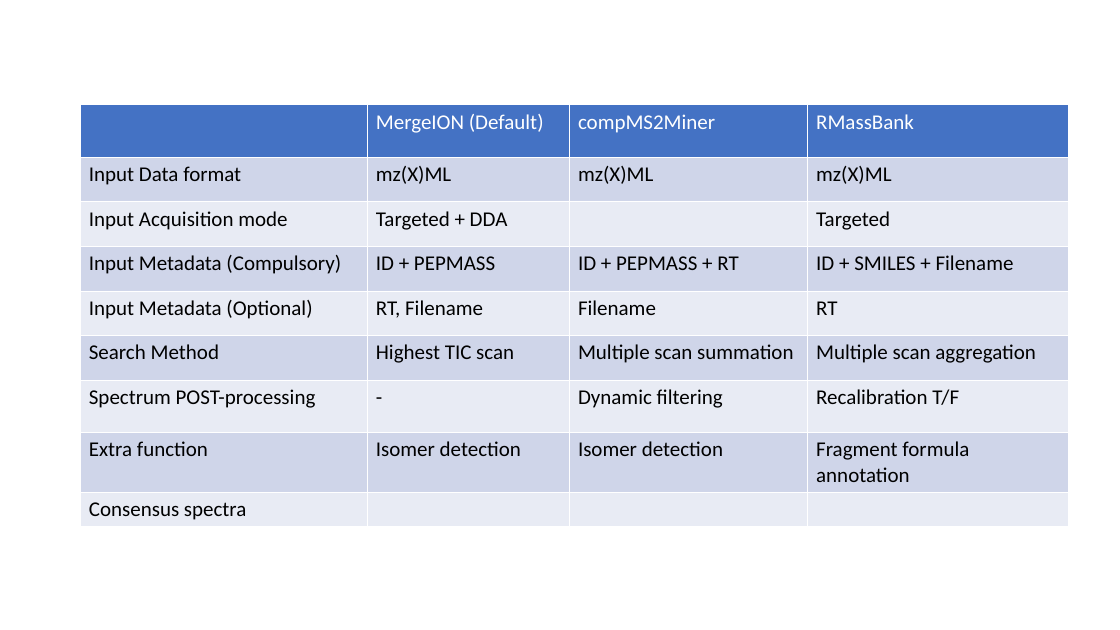
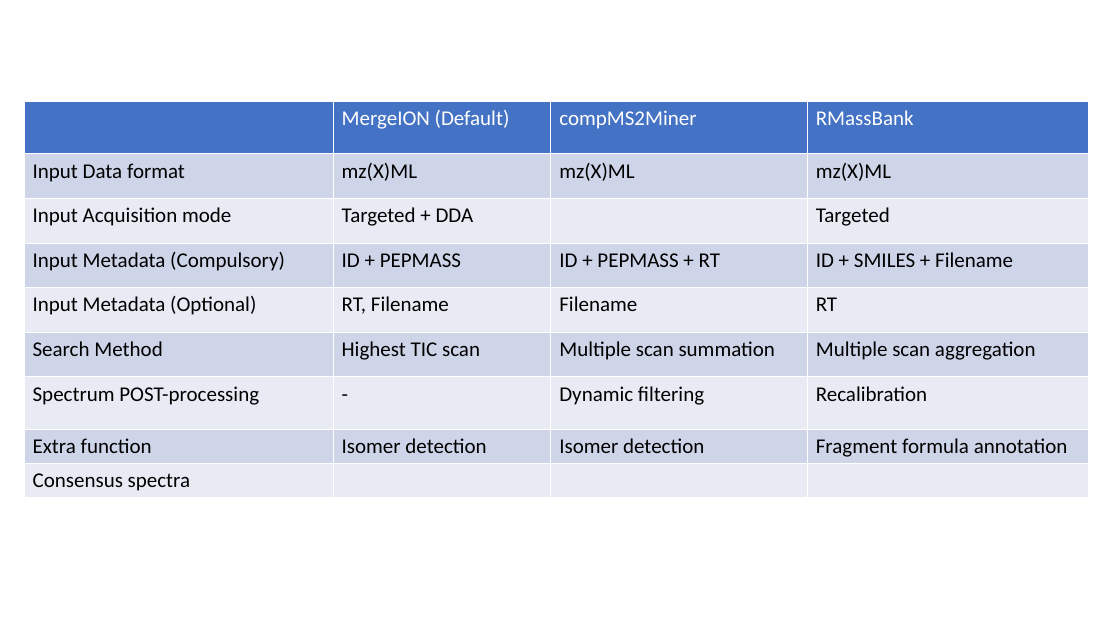
Before and after one commit to daniellyz/MergeION2, a slide deck: slide 1 of inst/Preparation.pptx. Drawn at 1120x630 pixels with LibreOffice and Linux fonts; fonts in the diff are those of the drawing. Boxes give left, top, right and bottom in pixels: in the first picture for what was removed or moved away, otherwise in the second. Text is boxed around its words. In the diff, an @@ line names an element or a change of style, - is before the commit and + after.

```diff
--- a/inst/Preparation.pptx
+++ b/inst/Preparation.pptx
@@ table at <box>24,102,1088,497</box> @@
-row 7, column 4: Recalibration T/F
+row 7, column 4: Recalibration
@@ table: place and size @@
-table at <box>81,105,1070,525</box>
+table at <box>24,102,1088,497</box>
```
Also in this commit, not shown: 41 other files.
